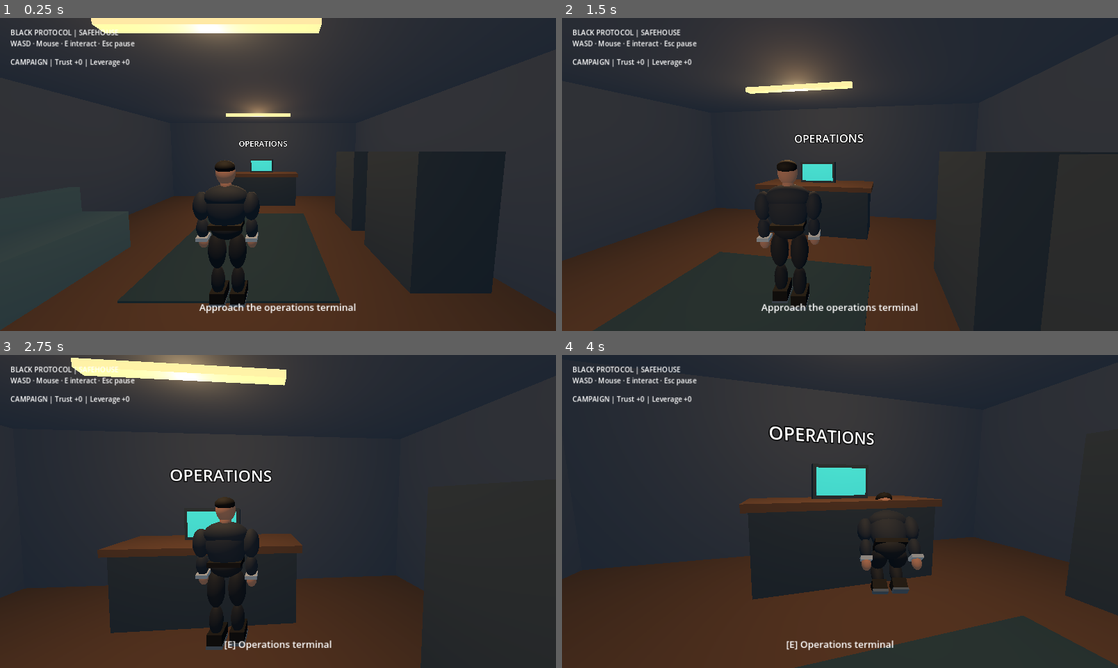
Above: before the commit, frames 1-4 (two rows, left to right).
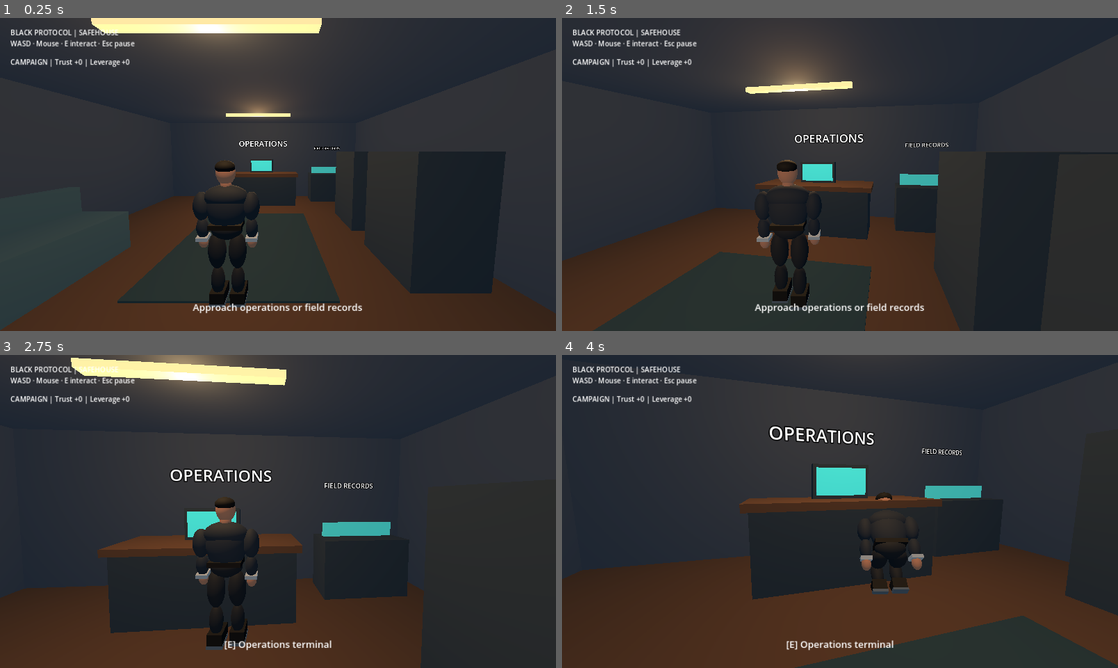
Above: after the commit, the same moments.

Repository: evilsysadmin/ShadowOps-black-protocol
Game: Godot game, scene res://scenes/safehouse.tscn
Same seed, same stepped clock (60 frames per second), same inputs: the game is played once before the commit and once after it.
Inputs (mouse positions are in pixels of both pictures, inside the frame that each line leads up to):
- Up to frame 1 (0.25 s): no input
- Up to frame 2 (1.5 s): tap Enter at 0.5 s; move the mouse to (867, 174) at 0.52 s; hold W from 0.53 s (still down); tap R at 0.6, 1.35 s; click (867, 174) at 0.67 s; move the mouse to (812, 174) at 1.27 s; click (812, 174) at 1.42 s
- Up to frame 3 (2.75 s): keep holding W; move the mouse to (289, 505) at 2.02 s; tap C at 2.1 s; click (289, 505) at 2.17 s; tap R at 2.3 s
- Up to frame 4 (4 s): keep holding W; move the mouse to (834, 517) at 2.77 s; tap Q at 2.85 s; click (834, 517) at 2.92 s; tap R at 3.05, 3.8 s; move the mouse to (878, 514) at 3.52 s; hold Ctrl from 3.53 s (still down); click (878, 514) at 3.67 s

The runs differ from the first frame. In frame 1, 0.7% of the frame differs, in the area x 34-66%, y 41-95%; in frame 2, 1.1%; in frame 3, 1.8%, in the area x 56-74%, y 40-79%; in frame 4, 1.1%.

Commit message:
feat: dedicated safehouse field records dossier

Diff:
--- /dev/null
+++ b/scenes/dossier.tscn
@@ -0,0 +1,12 @@
+[gd_scene load_steps=2 format=3]
+
+[ext_resource type="Script" path="res://scripts/dossier.gd" id="1"]
+
+[node name="Dossier" type="Control"]
+layout_mode = 3
+anchors_preset = 15
+anchor_right = 1.0
+anchor_bottom = 1.0
+grow_horizontal = 2
+grow_vertical = 2
+script = ExtResource("1")
--- /dev/null
+++ b/scripts/dossier.gd
@@ -0,0 +1,58 @@
+extends Control
+
+const Operations = preload("res://scripts/operation_catalog.gd")
+const SAFEHOUSE := "res://scenes/safehouse.tscn"
+var transitioning := false
+
+func _ready() -> void:
+	Input.mouse_mode = Input.MOUSE_MODE_VISIBLE
+	var backdrop := ColorRect.new()
+	backdrop.color = Color(0.055, 0.085, 0.10)
+	add_child(backdrop)
+	backdrop.set_anchors_and_offsets_preset(Control.PRESET_FULL_RECT)
+	var center := CenterContainer.new()
+	add_child(center)
+	center.set_anchors_and_offsets_preset(Control.PRESET_FULL_RECT)
+	var panel := VBoxContainer.new()
+	panel.custom_minimum_size.x = 630
+	panel.add_theme_constant_override("separation", 16)
+	center.add_child(panel)
+	line(panel, "SHADOWOPS / CLASSIFIED FIELD RECORDS", 18, Color(0.50, 0.80, 0.75))
+	line(panel, "AGENT DOSSIER", 36, Color(0.94, 0.94, 0.90))
+	line(panel, "Trust %+d   ·   Leverage %+d   ·   %s" % [Campaign.handler_trust(), Campaign.independent_leverage(), Campaign.specialization.capitalize() if not Campaign.specialization.is_empty() else "Unassigned"], 20, Color(0.75, 0.89, 0.85))
+	if Campaign.save_blocked:
+		line(panel, "Campaign file unavailable or incompatible.", 18, Color(1.0, 0.5, 0.4))
+	for operation in [Operations.HOTEL, Operations.ARCHIVE]:
+		var completed := Campaign.archive_completed if operation == Operations.ARCHIVE else not Campaign.intel_choice.is_empty()
+		line(panel, Operations.title_for(operation), 24, Color(0.75, 0.64, 0.43))
+		if not Campaign.available_operations().has(operation):
+			line(panel, "Locked — complete the preceding operation.", 18, Color(0.64, 0.68, 0.70))
+		else:
+			line(panel, Operations.report_summary(completed, Campaign.field_report(operation)), 19, Color(0.85, 0.89, 0.89))
+	line(panel, "Only the first recorded successful completion is archived.", 16, Color(0.64, 0.68, 0.70))
+	var back := Button.new()
+	back.text = "Return to safehouse"
+	back.custom_minimum_size.y = 44
+	back.pressed.connect(go_back)
+	panel.add_child(back)
+	back.grab_focus()
+
+func line(parent: VBoxContainer, message: String, font_size: int, tint: Color) -> void:
+	var label := Label.new()
+	label.text = message
+	label.autowrap_mode = TextServer.AUTOWRAP_WORD_SMART
+	label.add_theme_font_size_override("font_size", font_size)
+	label.add_theme_color_override("font_color", tint)
+	parent.add_child(label)
+
+func _unhandled_input(event: InputEvent) -> void:
+	if event.is_action_pressed("ui_cancel"):
+		get_viewport().set_input_as_handled()
+		go_back()
+
+func go_back() -> void:
+	if transitioning:
+		return
+	transitioning = true
+	if get_tree().change_scene_to_file(SAFEHOUSE) != OK:
+		transitioning = false
--- a/scripts/operation_catalog.gd
+++ b/scripts/operation_catalog.gd
@@ -18,3 +18,14 @@
 			return "Your handler supplied access intelligence. Recover the archive ledger and return to extraction."
 		return "You retained the hotel file. Use your independent lead to recover the archive ledger and return to extraction."
 	return "Recover the intelligence file at hotel reception and return to extraction. Avoid unnecessary confrontation. A security patrol may compromise the operation."
+
+static func report_summary(completed: bool, report: Dictionary) -> String:
+	if not completed:
+		return "Not completed."
+	if report.is_empty():
+		return "Completed — no historical metrics available."
+	var shots := int(report["shots"])
+	var accuracy := "—" if shots == 0 else "%d%%" % roundi(100.0 * float(report["hits"]) / float(shots))
+	var security := "Full alert" if report["alerted"] else "No full alert"
+	security += " / guard down" if report["guard_down"] else " / guard active"
+	return "%d s · %d damage · %d shots · %s accuracy\n%s" % [report["seconds"], report["damage"], shots, accuracy, security]
--- a/scripts/safehouse.gd
+++ b/scripts/safehouse.gd
@@ -1,6 +1,7 @@
 extends Node3D
 
 const TERMINAL := Vector3(0, 1.25, -3.0)
+const DOSSIER := Vector3(2.65, 1.25, -3.6)
 const WALL := Color(0.19, 0.22, 0.25)
 const WOOD := Color(0.29, 0.19, 0.13)
 const METAL := Color(0.13, 0.17, 0.19)
@@ -39,6 +40,14 @@
 		light.omni_range = 7.0
 		add_child(light)
 		block(Vector3(0, 3.04, z), Vector3(2.0, 0.08, 0.15), Color(1.0, 0.78, 0.52), false, true)
+	block(Vector3(2.65, 0.52, -4.25), Vector3(1.55, 1.04, 0.8), METAL)
+	block(Vector3(2.65, 1.18, -4.32), Vector3(1.35, 0.26, 0.10), Color(0.18, 0.55, 0.52), false, true)
+	var dossier_sign := Label3D.new()
+	dossier_sign.text = "FIELD RECORDS"
+	dossier_sign.position = Vector3(2.65, 2.05, -4.72)
+	dossier_sign.font_size = 36
+	dossier_sign.pixel_size = 0.004
+	add_child(dossier_sign)
 	var sign_label := Label3D.new()
 	sign_label.text = "OPERATIONS"
 	sign_label.position = Vector3(0, 2.25, -4.75)
@@ -78,11 +87,19 @@
 
 func _physics_process(_delta: float) -> void:
 	var origin := player.global_position + Vector3(0, 1.25, 0)
-	var nearby := origin.distance_to(TERMINAL) <= 1.65
-	prompt.text = "[E] Operations terminal" if nearby else "Approach the operations terminal"
-	if requested and nearby and Input.mouse_mode == Input.MOUSE_MODE_CAPTURED:
+	var operations_distance := origin.distance_to(TERMINAL)
+	var dossier_distance := origin.distance_to(DOSSIER)
+	var destination := ""
+	prompt.text = "Approach operations or field records"
+	if dossier_distance <= 1.65 and dossier_distance < operations_distance:
+		prompt.text = "[E] Field records"
+		destination = "res://scenes/dossier.tscn"
+	elif operations_distance <= 1.65:
+		prompt.text = "[E] Operations terminal"
+		destination = "res://scenes/briefing.tscn"
+	if requested and not destination.is_empty() and Input.mouse_mode == Input.MOUSE_MODE_CAPTURED:
 		requested = false
-		get_tree().call_deferred("change_scene_to_file", "res://scenes/briefing.tscn")
+		get_tree().call_deferred("change_scene_to_file", destination)
 		return
 	requested = false
 
--- a/tests/campaign_regression.gd
+++ b/tests/campaign_regression.gd
@@ -18,6 +18,9 @@
 		printerr("REGRESSION FAIL: " + message)
 
 func run_regression() -> void:
+	var operations := preload("res://scripts/operation_catalog.gd")
+	check(operations.report_summary(false, {}) == "Not completed.", "pending operation report")
+	check(operations.report_summary(true, {}).contains("no historical metrics"), "legacy completion report")
 	check(Campaign.intel_choice.is_empty(), "fresh campaign has no decision")
 	check(not Campaign.select_operation("silent_archive"), "archive locked initially")
 	check(not Campaign.record_archive(), "archive cannot complete before hotel")
@@ -37,6 +40,7 @@
 	check(not Campaign.record_intel("retain", {"seconds": -1}), "reject invalid field report")
 	check(Campaign.record_intel("retain", hotel_report), "record first mission")
 	check(Campaign.field_report("unexpected_guest") == hotel_report, "hotel performance stored")
+	check(operations.report_summary(true, hotel_report).contains("— accuracy"), "zero shots has no accuracy")
 	hotel_report["seconds"] = 999
 	check(Campaign.field_report("unexpected_guest")["seconds"] == 40, "report isolated from caller mutation")
 	check(Campaign.select_operation("silent_archive"), "archive unlocked by hotel")
Not shown, changed: scripts/smoke.sh
